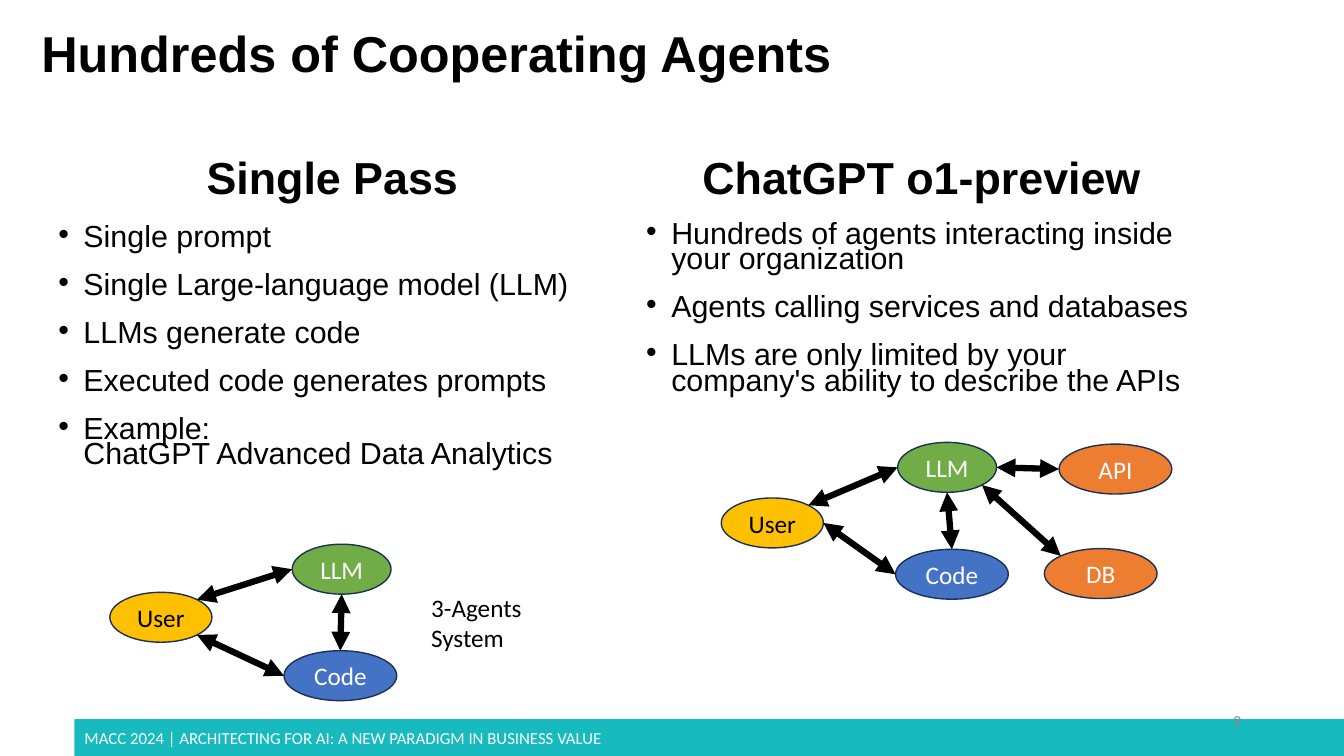
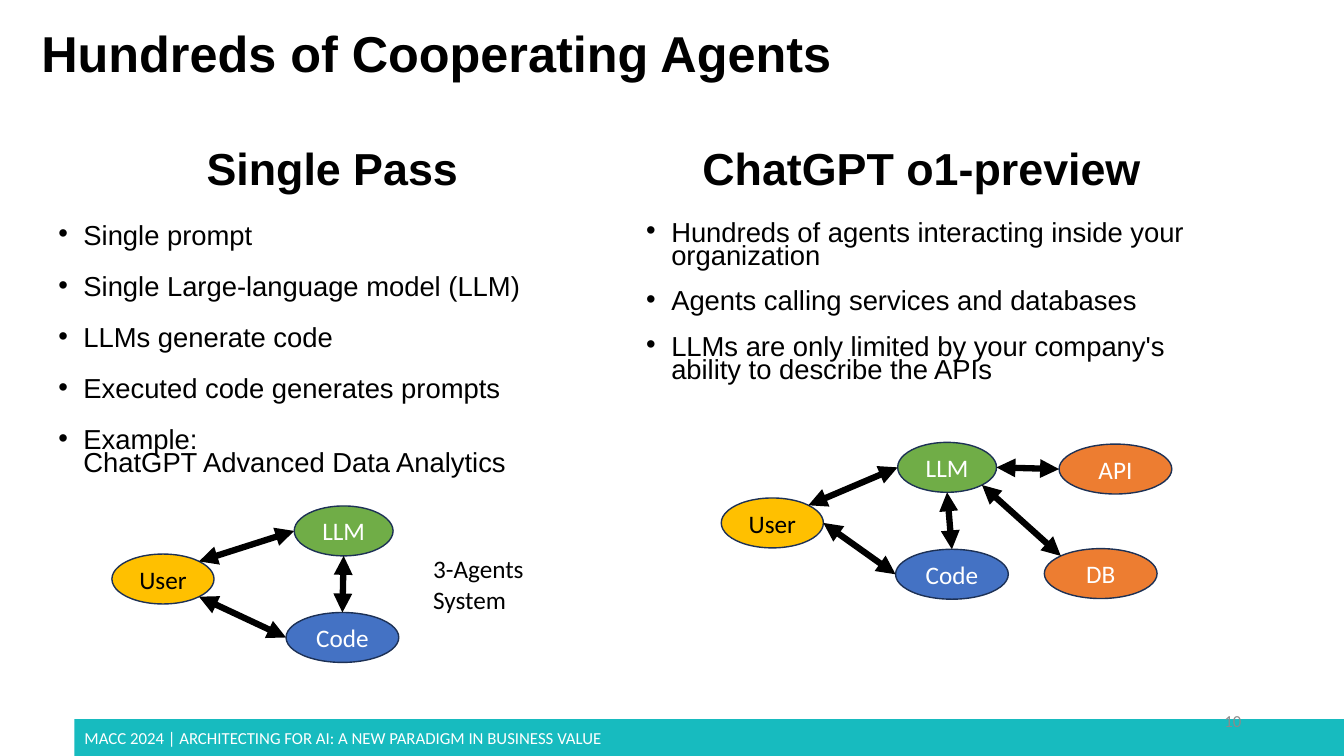
Before and after one commit to dmccreary/genai-arch-patterns, a slide deck: slide 10 of slides/MACC-2024-bv-of-agents.pptx (slide 9 before the commit). Drawn at 1344x756 pixels with LibreOffice and Linux fonts; fonts in the diff are those of the drawing; background and template pictures are left out. Boxes give left, top, right and bottom in pixels: in the first picture for what was removed or moved away, otherwise in the second. Text is boxed around its words. In the diff, an @@ line names an element or a change of style, - is before the commit and + after.

```diff
--- a/slides/MACC-2024-bv-of-agents.pptx
+++ b/slides/MACC-2024-bv-of-agents.pptx
@@ text "Single Pass": place and size @@
-text "Single Pass" at bbox=[207, 161, 458, 203]
+text "Single Pass" at bbox=[207, 152, 458, 194]
@@ text "ChatGPT o1-preview": place and size @@
-text "ChatGPT o1-preview" at bbox=[702, 161, 1140, 203]
+text "ChatGPT o1-preview" at bbox=[702, 152, 1140, 194]
@@ text "Single prompt" at bbox=[83, 225, 520, 478]: size 21.7 to 19.6 pt; more space between paragraphs @@
@@ text "Hundreds of agents interacting inside ..." at bbox=[671, 222, 1183, 384]: size 21.7 to 19.6 pt @@
@@ 3 ellipses, 2 double arrows, 1 text: place and size @@
-3 ellipses, 2 double arrows, 1 text at bbox=[110, 544, 521, 702]
+3 ellipses, 2 double arrows, 1 text at bbox=[112, 506, 523, 663]
@@ double arrow moved from (342, 594) - (341, 651) to (344, 557) - (343, 613) @@
@@ page number at bbox=[1224, 714, 1241, 727]: text changed @@
-9
+10
```
Also in this commit, not shown: 13 other slides changed, 19 slides added, 1 slide removed.
